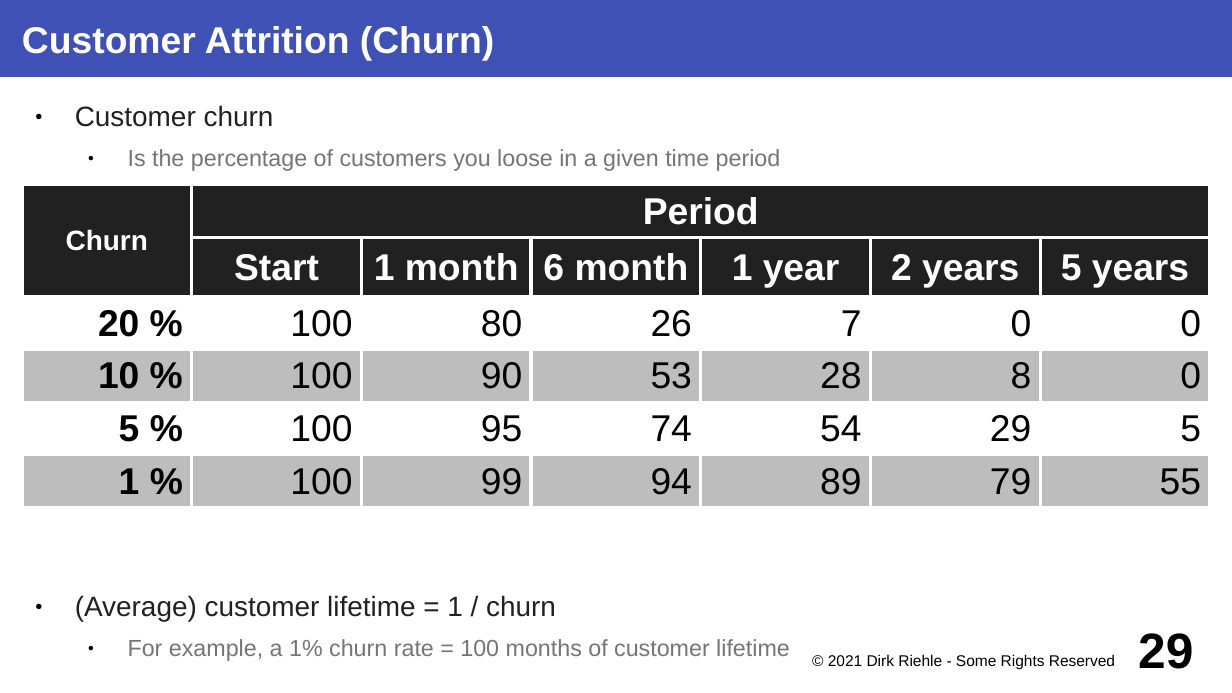
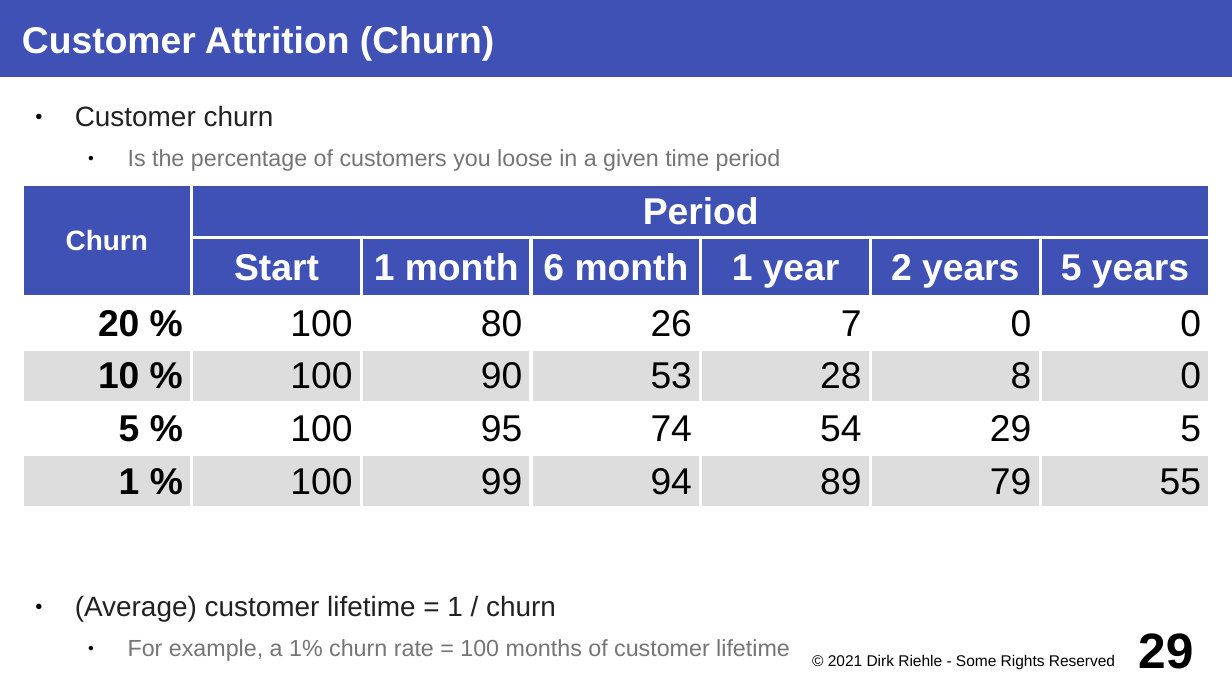
Before and after one commit to dirkriehle/coss-course, a slide deck: slide 29 of Lecture slides/COSS B04 - Business Models.odp. Drawn at 1232x693 pixels with LibreOffice and Linux fonts; fonts in the diff are those of the drawing. Boxes give left, top, right and bottom in pixels: in the first picture for what was removed or moved away, otherwise in the second. Text is boxed around its words. In the diff, an @@ line names an element or a change of style, - is before the commit and + after.

```diff
--- a/Lecture slides/COSS B04 - Business Models.odp
+++ b/Lecture slides/COSS B04 - Business Models.odp
@@ table at [22,184,1212,499] @@
@@ fill #212121 to #3F51B5 in 8 cells @@
@@ fill #BDBDBD to #DDDDDD in 14 cells @@
```
Also in this commit, not shown: 3 other slides changed, 21 other files.
